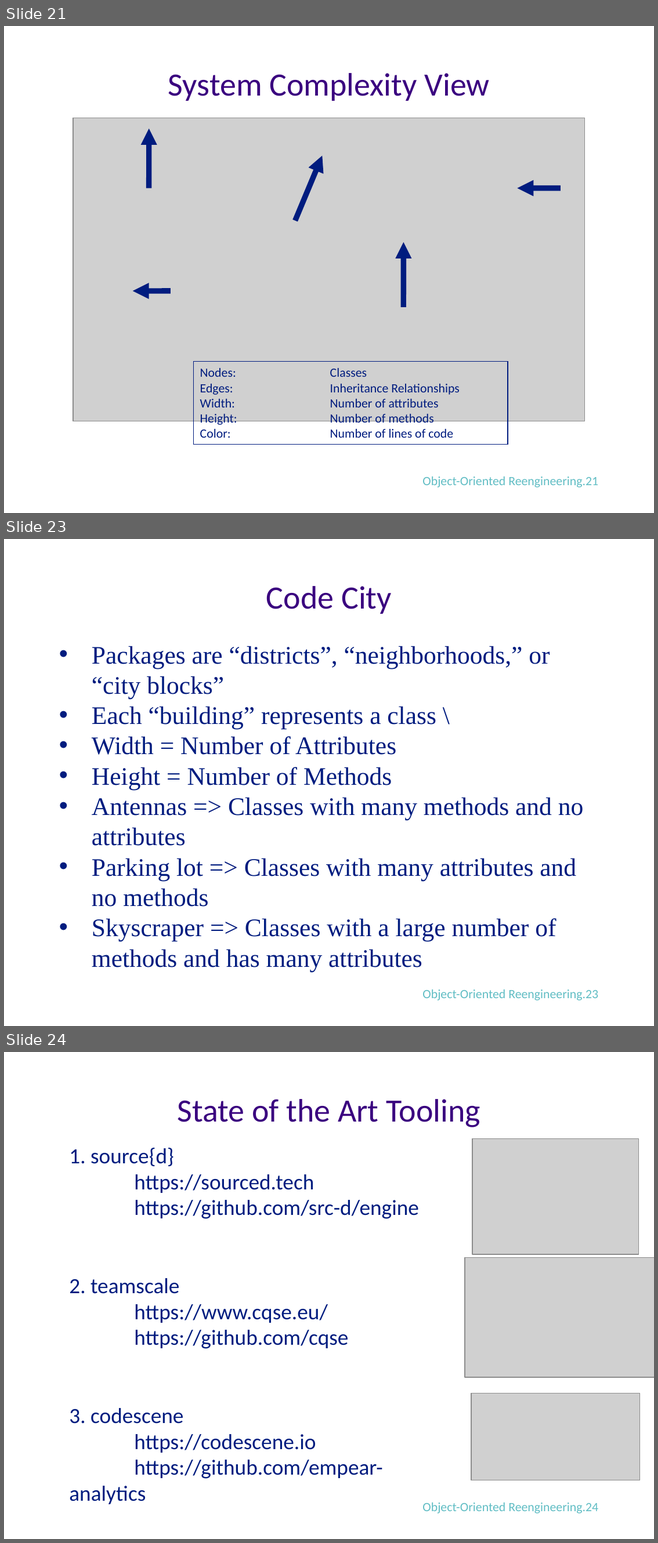
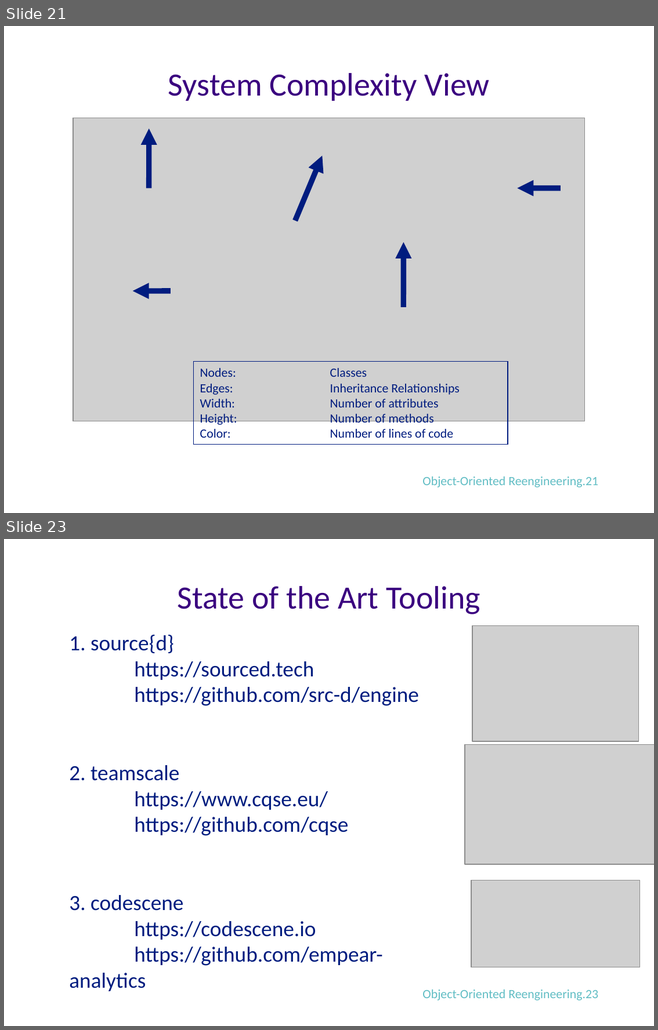
Before and after one commit to johnxu21/johnxu21.github.io, a slide deck: teaching/CS473-Fall2022/Introduction.pptx. Shown one above the other, each under a label of ours: slides 21, 23 and 24 before the commit, slides 21 and 23 after it; the slides between them are not shown. The pictures are 658x1543 and 658x1030 pixels, drawn with LibreOffice and Linux fonts; fonts in the diff are those of the drawing; grey boxes stand for pictures. Boxes give left, top, right and bottom in pixels: in the first picture for what was removed or moved away, otherwise in the second. Text is boxed around its words. In the diff, an @@ line names an element or a change of style, - is before the commit and + after.

```diff
--- a/teaching/CS473-Fall2022/Introduction.pptx
+++ b/teaching/CS473-Fall2022/Introduction.pptx
@@ slide 23 removed at bbox=[4, 539, 654, 1026], background #FFFFFF @@
@@ title removed at bbox=[266, 586, 391, 614] @@
-Code City
@@ text removed at bbox=[92, 646, 583, 972] @@
-• Packages are “districts”, “neighborhoods,” or “city blocks”
-• Each “building” represents a class \
-• Width = Number of Attributes
-• Height = Number of Methods
-• Antennas => Classes with many methods and no attributes
-• Parking lot => Classes with many attributes and no methods
-• Skyscraper => Classes with a large number of methods and has many attributes
@@ text removed at bbox=[422, 990, 598, 1001] @@
-Object-Oriented Reengineering.23
@@ what was slide 24 is now slide 23 @@
@@ text at bbox=[422, 990, 598, 1001]: text changed @@
-Object-Oriented Reengineering.24
+Object-Oriented Reengineering.23
```
Also in this commit, not shown: 6 slides changed, 1 other file.
